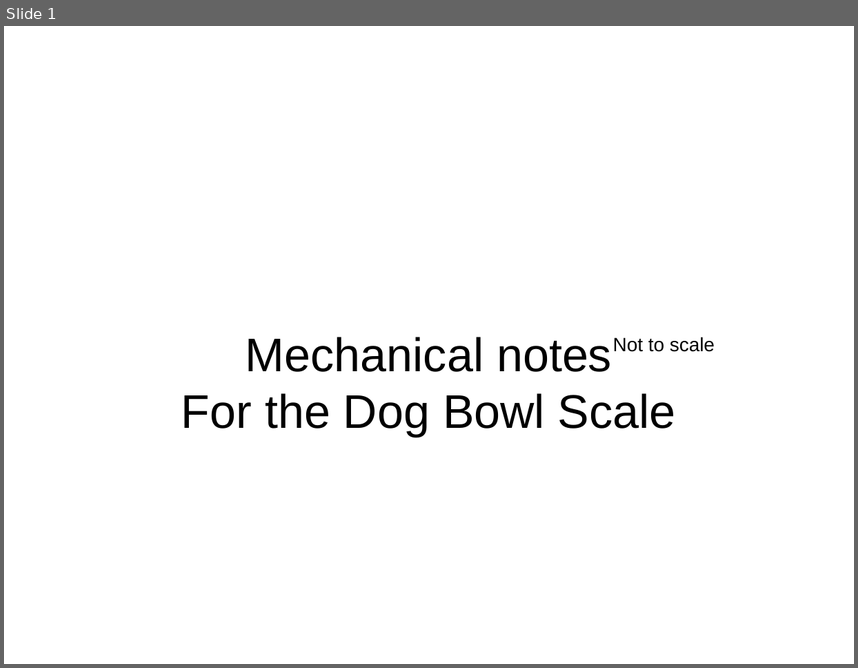
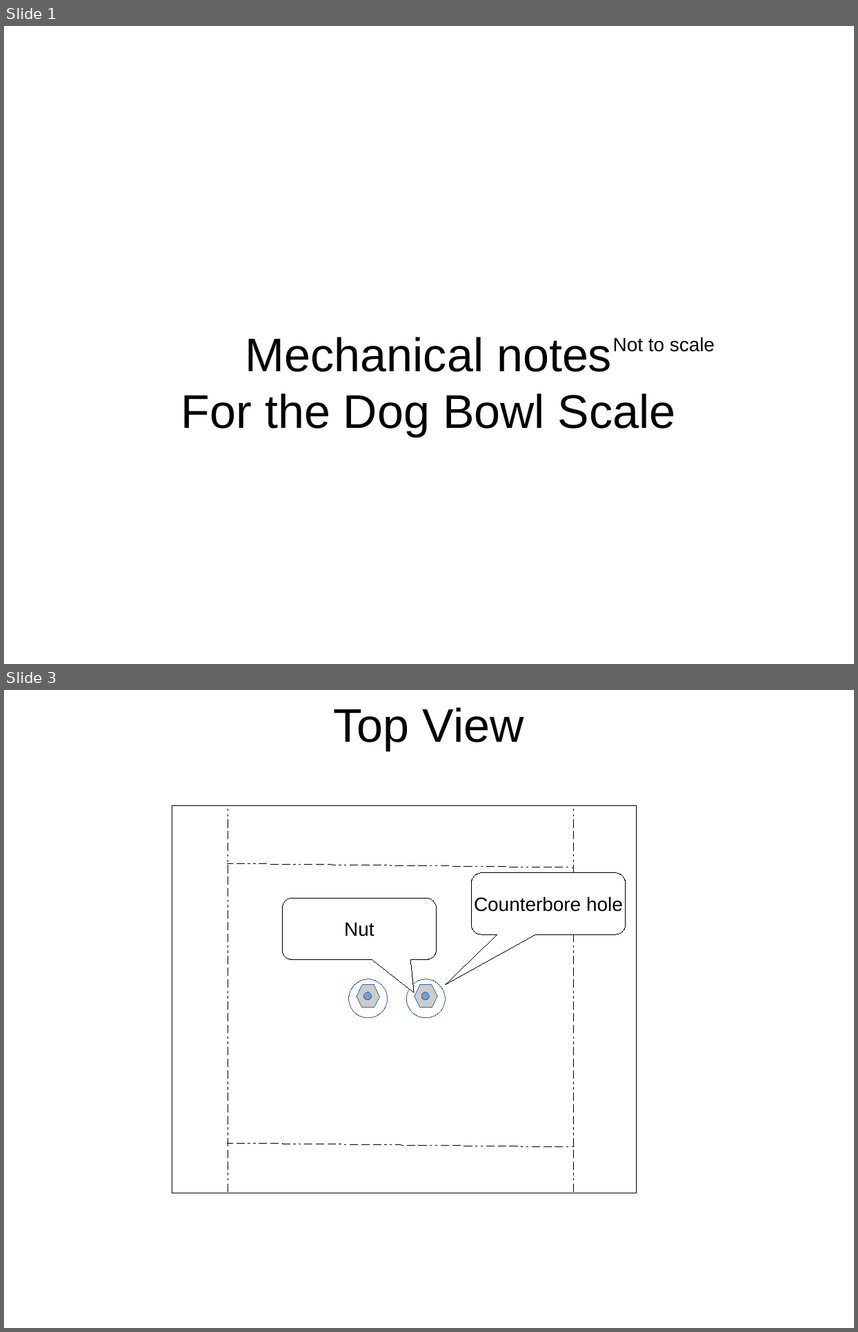
Before and after one commit to bneedhamia/CurieBLEBowlScale, a slide deck: MechanicalNotes.odp. Shown one above the other, each under a label of ours: slide 1 before the commit, slides 1 and 3 after it; the slides between them are not shown. The pictures are 858x668 and 858x1332 pixels, drawn with LibreOffice and Linux fonts; fonts in the diff are those of the drawing. Boxes give left, top, right and bottom in pixels: in the first picture for what was removed or moved away, otherwise in the second. Text is boxed around its words. In the diff, an @@ line names an element or a change of style, - is before the commit and + after.

```diff
--- a/MechanicalNotes.odp
+++ b/MechanicalNotes.odp
@@ slide 3 added at [4, 690, 854, 1328], background #FFFFFF @@
@@ title added at [334, 707, 524, 750], 44 pt, text #000000 @@
+Top View
@@ rectangle added at [172, 806, 637, 1193], fill #FFFFFF, outline #000000 0 pt @@
@@ line added from (228, 809) to (228, 1193), #000000 0 pt @@
@@ line added from (574, 809) to (574, 1193), #000000 0 pt @@
@@ line added from (574, 867) to (227, 864), #000000 0 pt @@
@@ rounded speech box added at [471, 873, 626, 934], fill #FFFFFF, outline #000000 0 pt, 18 pt, text #000000 @@
+Counterbore hole
@@ rounded speech box added at [283, 898, 437, 959], fill #FFFFFF, outline #000000 0 pt, 18 pt, text #000000 @@
+Nut
@@ ellipse added at [349, 979, 388, 1018], fill #FFFFFF, outline #3465A4 0 pt @@
@@ ellipse added at [407, 979, 445, 1018], fill #FFFFFF, outline #3465A4 0 pt @@
@@ hexagon added at [357, 984, 379, 1007], fill #CCCCCC, outline #3465A4 0 pt @@
@@ ellipse added at [364, 992, 372, 999], fill #729FCF, outline #3465A4 0 pt @@
@@ hexagon added at [415, 984, 437, 1007], fill #CCCCCC, outline #3465A4 0 pt @@
@@ ellipse added at [421, 992, 429, 999], fill #729FCF, outline #3465A4 0 pt @@
@@ line added from (574, 1147) to (227, 1143), #000000 0 pt @@
```
Also in this commit, not shown: 2 slides changed, 1 other slide added, 1 slide removed, 3 other files.
